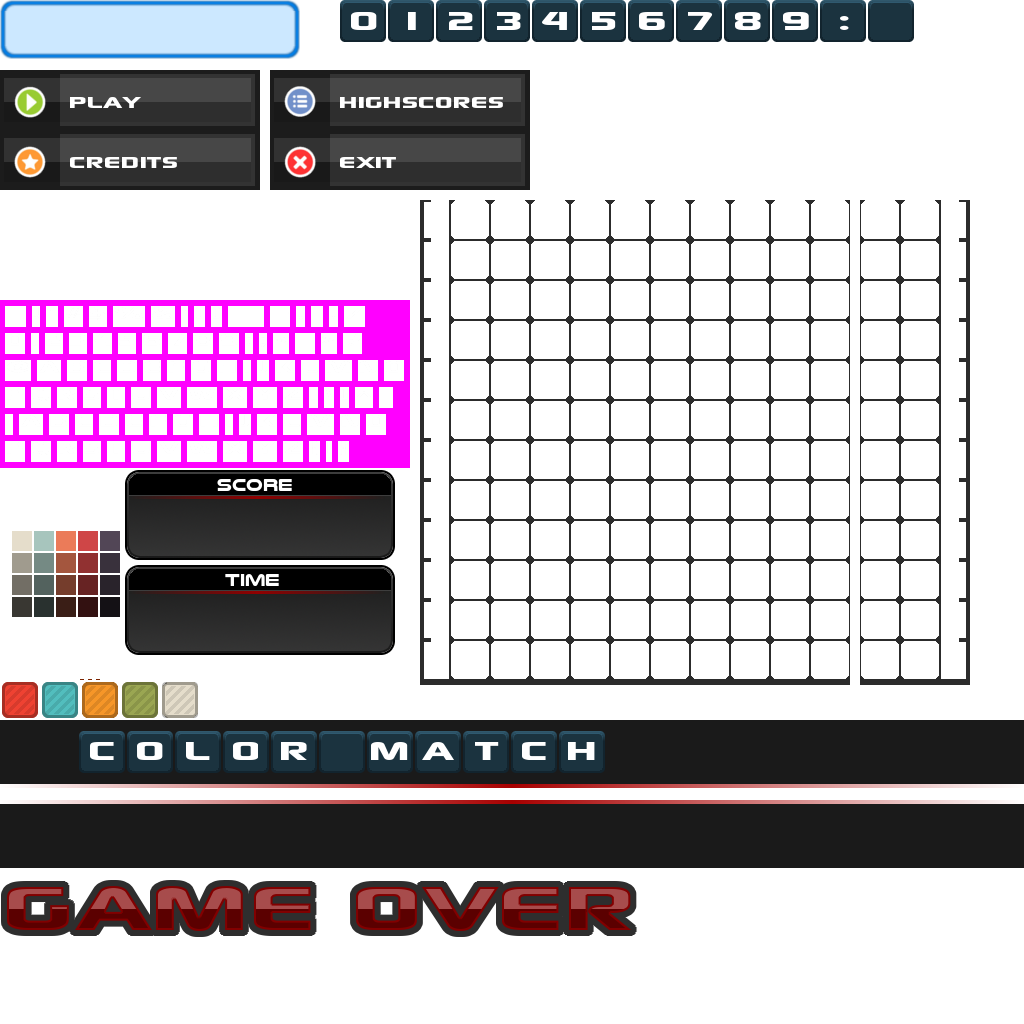
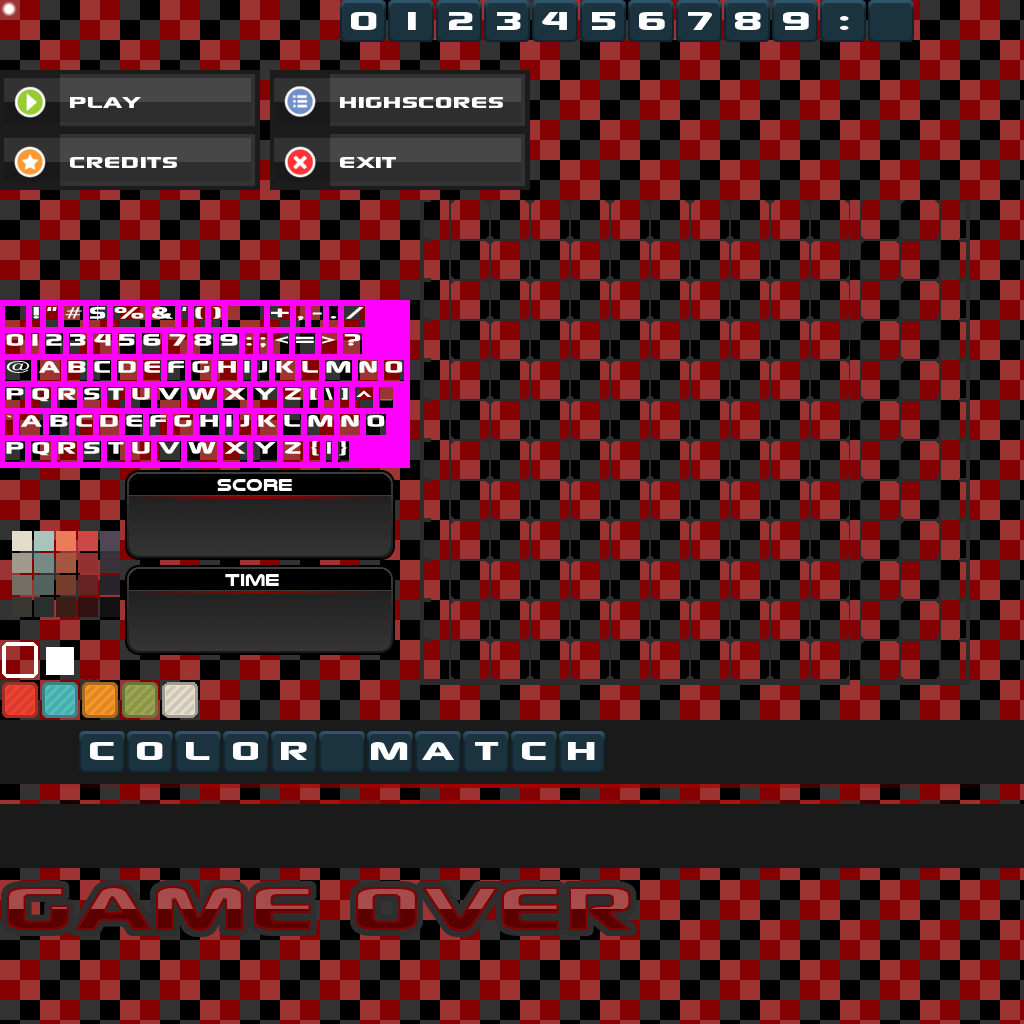
Two versions of the same layered image (1024×1024). Layer-by-layer changes:
added layer "Ebene #5" above "Base" over [0, 0, 18, 18]
painted on "Base" over [0, 0, 300, 59]
showed "Ebene #4" over [0, 0, 1024, 1024]
